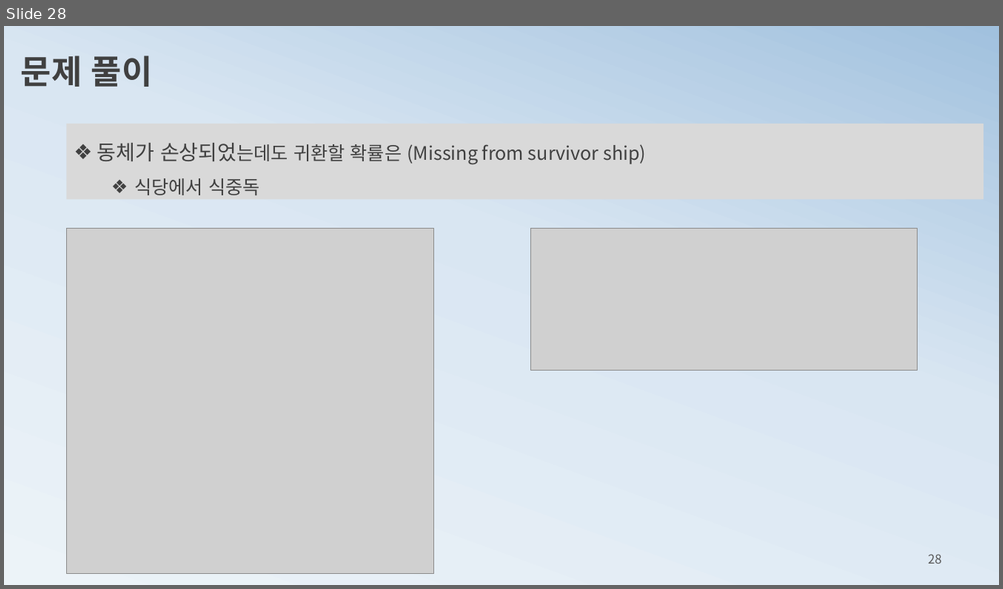
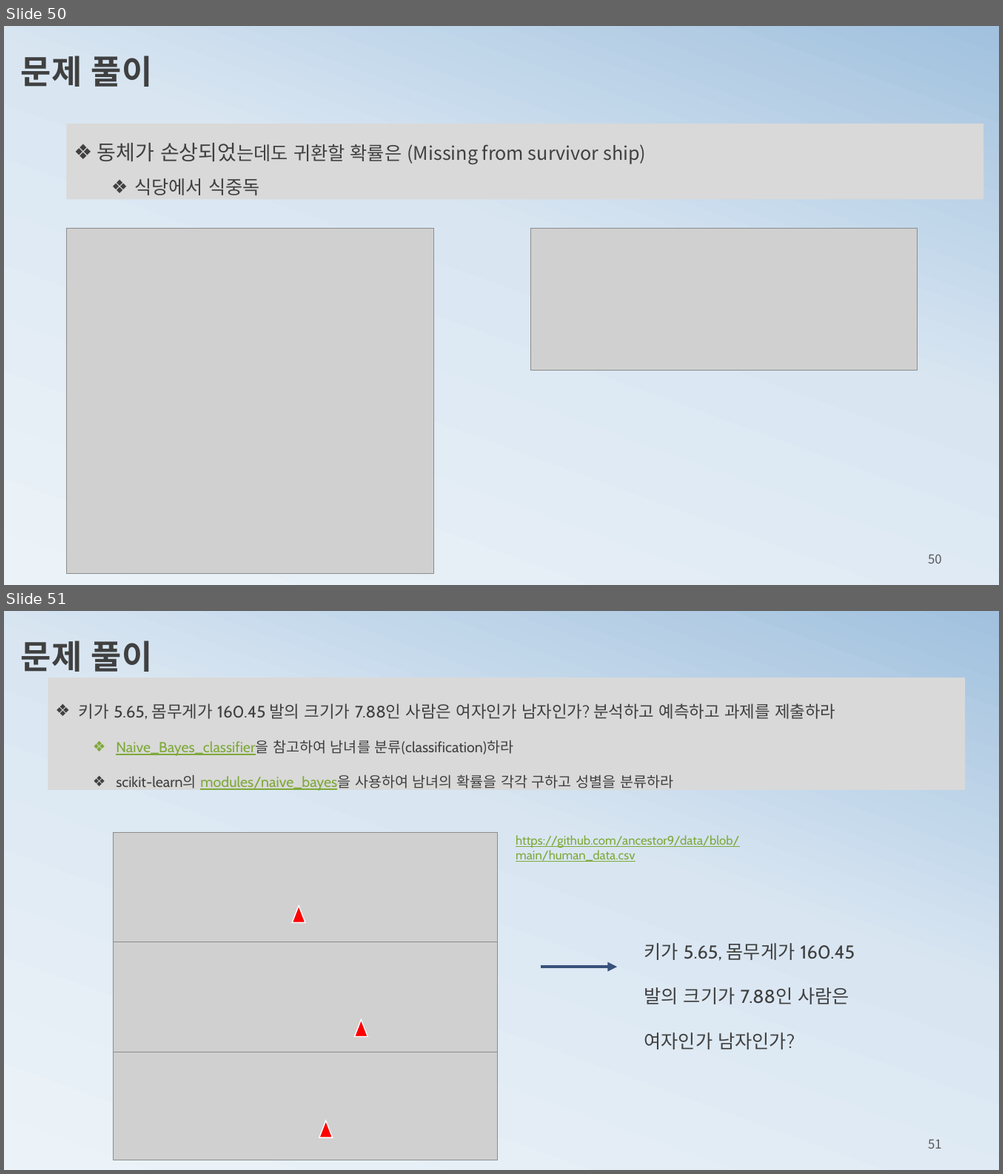
Before and after one commit to ancestor9/mathematics-for-machine-learning, a slide deck: 2_probability theory for machine learning.pptx. Shown one above the other, each under a label of ours: slide 28 before the commit, slides 50 and 51 after it. The pictures are 1003x589 and 1003x1174 pixels, drawn with LibreOffice and Linux fonts; fonts in the diff are those of the drawing; grey boxes stand for pictures. Boxes give left, top, right and bottom in pixels: in the first picture for what was removed or moved away, otherwise in the second. Text is boxed around its words. In the diff, an @@ line names an element or a change of style, - is before the commit and + after.

```diff
--- a/2_probability theory for machine learning.pptx
+++ b/2_probability theory for machine learning.pptx
@@ slide 51 added at <box>4,611,999,1170</box>, background gradient #ECF3F8 to #D9E6F2 to #A1C1DE @@
@@ text added at <box>21,641,152,672</box>, 32 pt, text #404040, bold @@
+문제 풀이
@@ rectangle added at <box>48,678,965,790</box>, fill #D9D9D9, 14 pt, text #404040 @@
+❖ 키가 5.65, 몸무게가 160.45 발의 크기가 7.88인 사람은 여자인가 남자인가? 분석하고 예측하고 과제를 제출하라
+  ❖ Naive_Bayes_classifier을 참고하여 남녀를 분류(classification)하라
+  ❖ scikit-learn의 modules/naive_bayes을 사용하여 남녀의 확률을 각각 구하고 성별을 분류하라
@@ picture added at <box>114,832,497,943</box> @@
@@ text added at <box>515,835,739,862</box>, 12 pt, text #7EA939, underline @@
+https://github.com/ancestor9/data/blob/main/human_data.csv
@@ flow chart extract added at <box>292,906,305,923</box>, fill #FF0000, outline #FFFFFF 1 pt @@
@@ picture added at <box>114,943,497,1052</box> @@
@@ text added at <box>644,943,855,1050</box>, 18 pt, text #404040 @@
+키가 5.65, 몸무게가 160.45 발의 크기가 7.88인 사람은 여자인가 남자인가?
@@ arrow added from (540, 967) to (617, 967), #39527B 3 pt @@
@@ flow chart extract added at <box>355,1020,368,1037</box>, fill #FF0000, outline #FFFFFF 1 pt @@
@@ picture added at <box>114,1051,497,1160</box> @@
@@ flow chart extract added at <box>318,1122,333,1139</box>, fill #FF0000, outline #FFFFFF 1 pt @@
@@ page number added at <box>928,1139,942,1149</box>, 12 pt, text #595959 @@
+51
@@ what was slide 28 is now slide 50 @@
@@ page number at <box>928,554,942,564</box>: text changed @@
-28
+50
```
Also in this commit, not shown: 3 slides changed, 22 other slides added.
